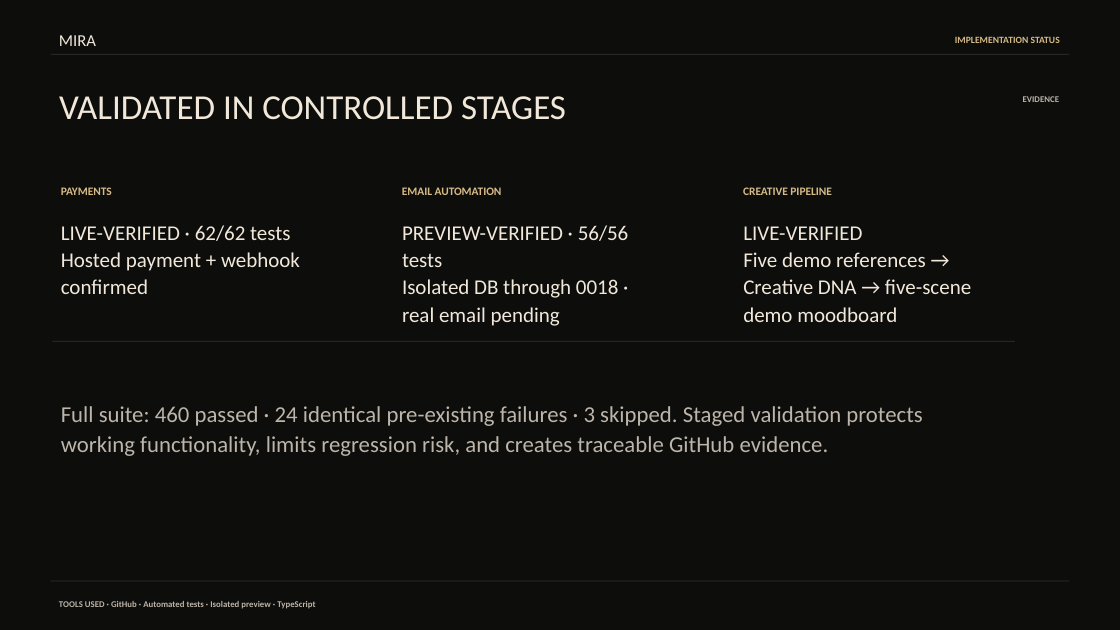
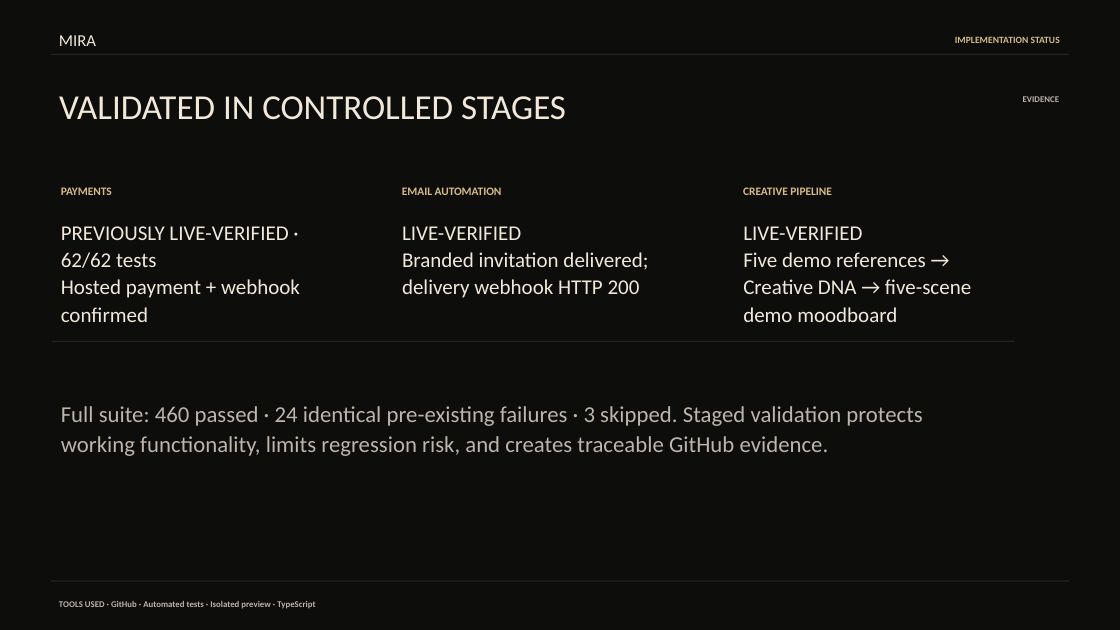
Before and after one commit to mariacavali/MIRA-asignment-, a slide deck: slide 7 of capstone/presentation/MIRA_Ironhack_Presentation_Validated_Stages.pptx. Drawn at 1120x630 pixels with LibreOffice and Linux fonts; fonts in the diff are those of the drawing. Boxes give left, top, right and bottom in pixels: in the first picture for what was removed or moved away, otherwise in the second. Text is boxed around its words. In the diff, an @@ line names an element or a change of style, - is before the commit and + after.

```diff
--- a/capstone/presentation/MIRA_Ironhack_Presentation_Validated_Stages.pptx
+++ b/capstone/presentation/MIRA_Ironhack_Presentation_Validated_Stages.pptx
@@ text at bbox=[61, 226, 288, 268]: text changed @@
-LIVE-VERIFIED · 62/62 tests
+PREVIOUSLY LIVE-VERIFIED · 62/62 tests
@@ text at bbox=[402, 226, 648, 298]: text changed @@
-PREVIEW-VERIFIED · 56/56 tests
-Isolated DB through 0018 · real email pending
+LIVE-VERIFIED
+Branded invitation delivered; delivery webhook HTTP 200
```
Also in this commit, not shown: 2 other files.
